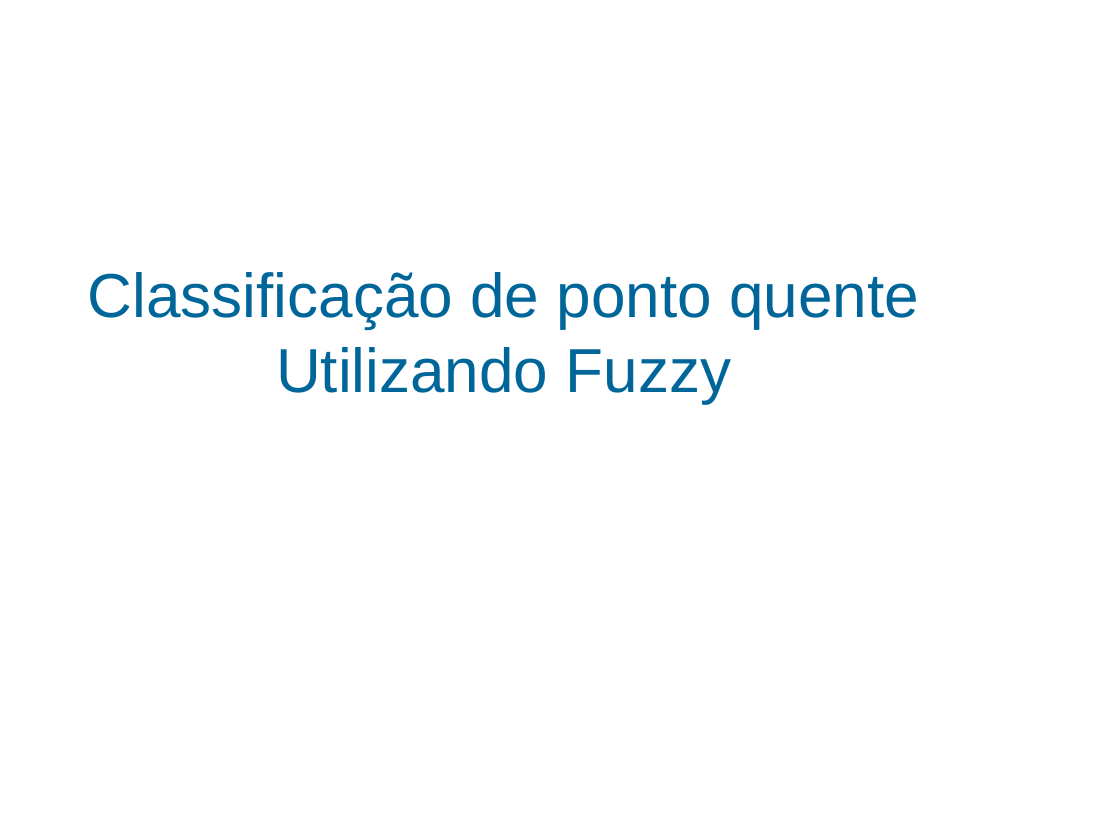
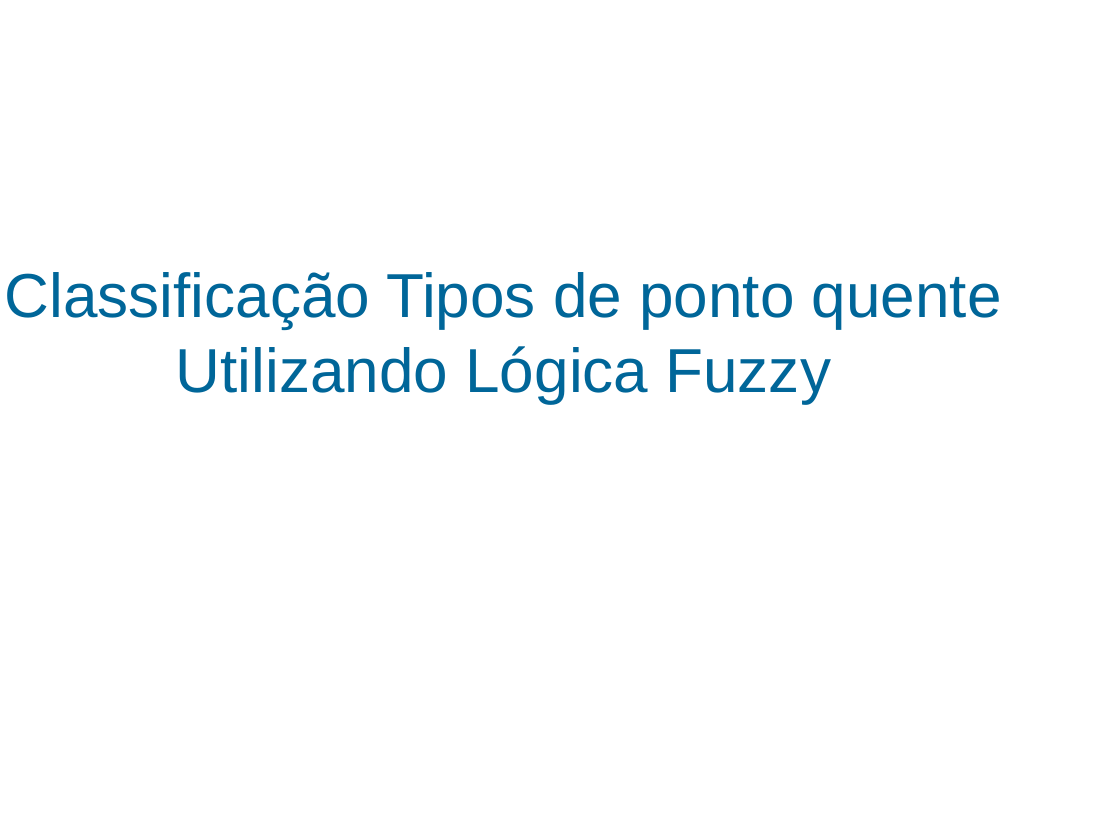
Before and after one commit to ErikJhones/Self-Organizing-Map-SOM-with-KNN, a slide deck: slide 1 of fuzzy/apresentacao.odp. Drawn at 1120x840 pixels with LibreOffice and Linux fonts; fonts in the diff are those of the drawing; background and template pictures are left out. Boxes give left, top, right and bottom in pixels: in the first picture for what was removed or moved away, otherwise in the second. Text is boxed around its words. In the diff, an @@ line names an element or a change of style, - is before the commit and + after.

Commit message:
novas alterações em fuzzy e som

```diff
--- a/fuzzy/apresentacao.odp
+++ b/fuzzy/apresentacao.odp
@@ title at [5,272,1002,403]: text changed @@
-Classificação de ponto quente Utilizando Fuzzy
+Classificação Tipos de ponto quente Utilizando Lógica Fuzzy
```
Also in this commit, not shown: 7 other slides changed, 6 slides added, 2 slides removed, 3 other files.
